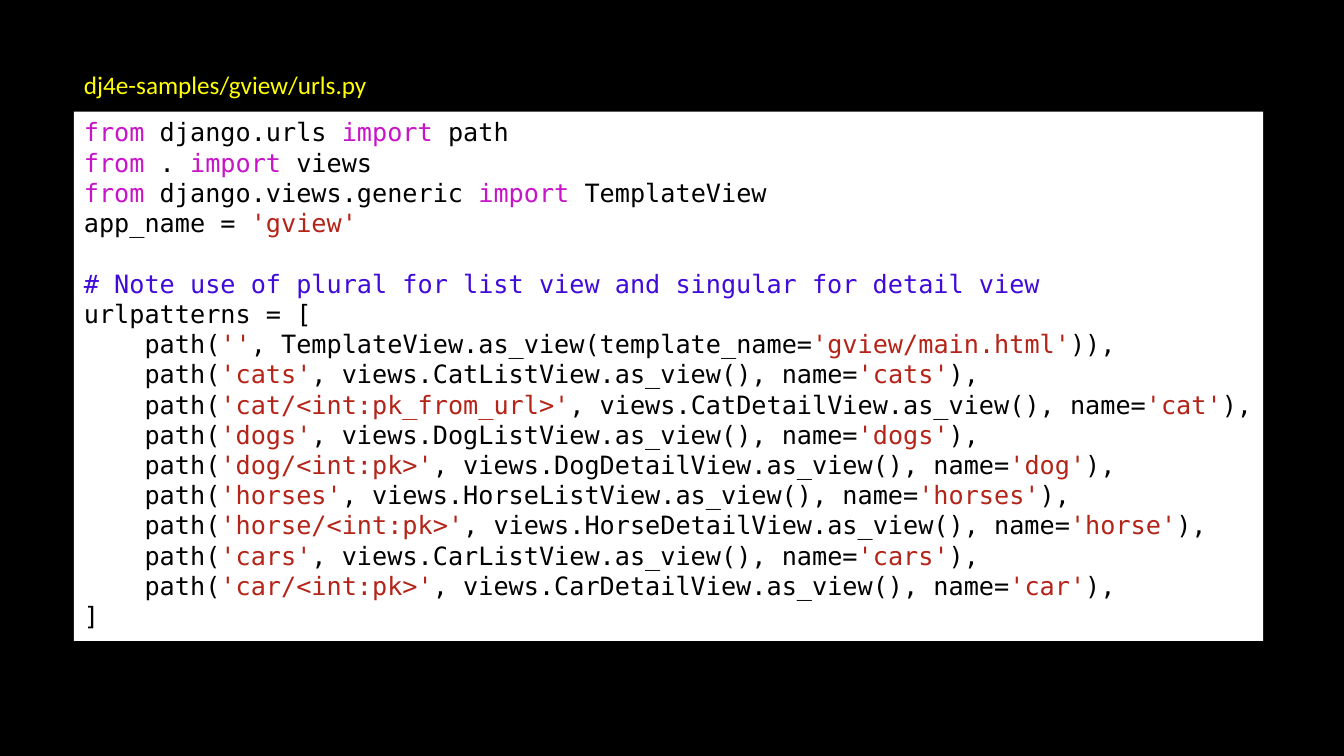
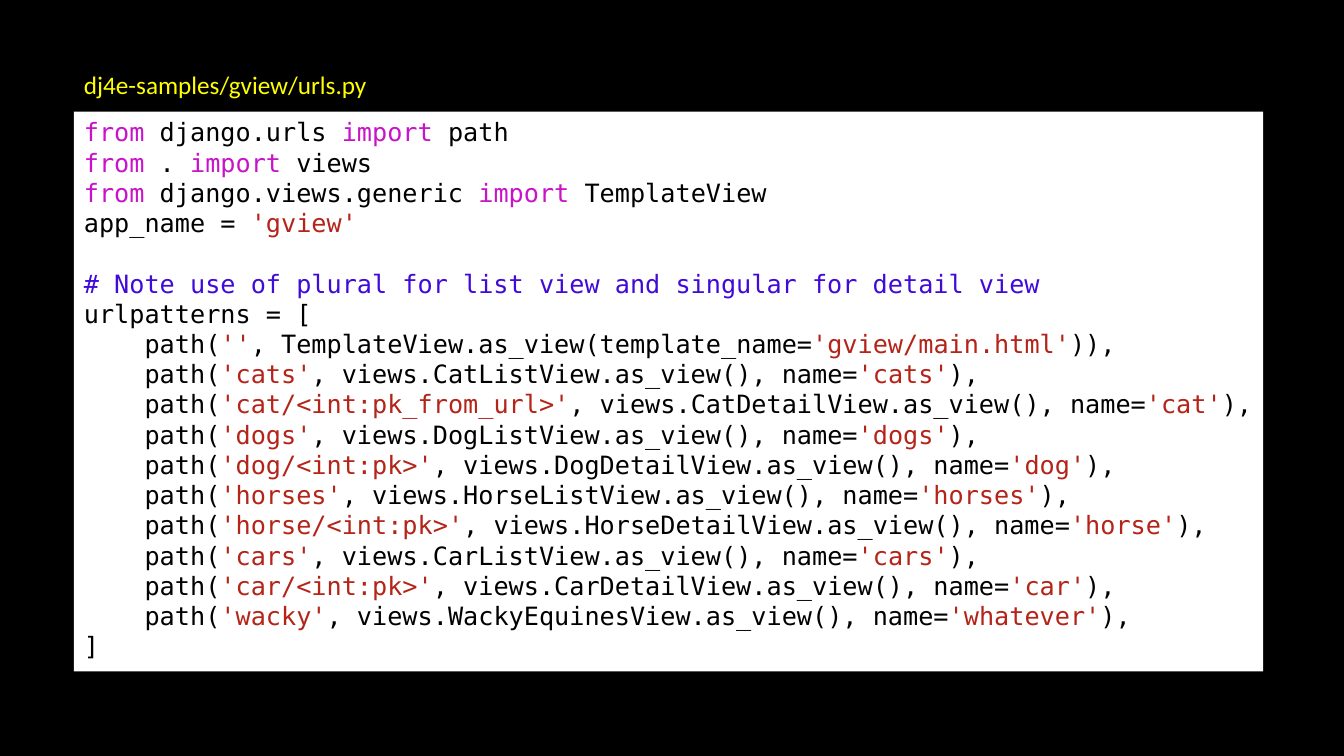
Before and after one commit to csev/dj4e, a slide deck: slide 3 of lectures/DJ-07-Views-Generic.pptx (slide 4 before the commit). Drawn at 1344x756 pixels with LibreOffice and Linux fonts; fonts in the diff are those of the drawing. Boxes give left, top, right and bottom in pixels: in the first picture for what was removed or moved away, otherwise in the second. Text is boxed around its words. In the diff, an @@ line names an element or a change of style, - is before the commit and + after.

```diff
--- a/lectures/DJ-07-Views-Generic.pptx
+++ b/lectures/DJ-07-Views-Generic.pptx
@@ rectangle "from django.urls import path": place and size @@
-rectangle "from django.urls import path" at (74,112,1263,641)
+rectangle "from django.urls import path" at (74,112,1263,671)
@@ text in rectangle at (145,606,1131,631): paragraph added @@
+path('wacky', views.WackyEquinesView.as_view(), name='whatever'),
```
Also in this commit, not shown: 4 other slides changed, 1 slide removed, 2 other files.
